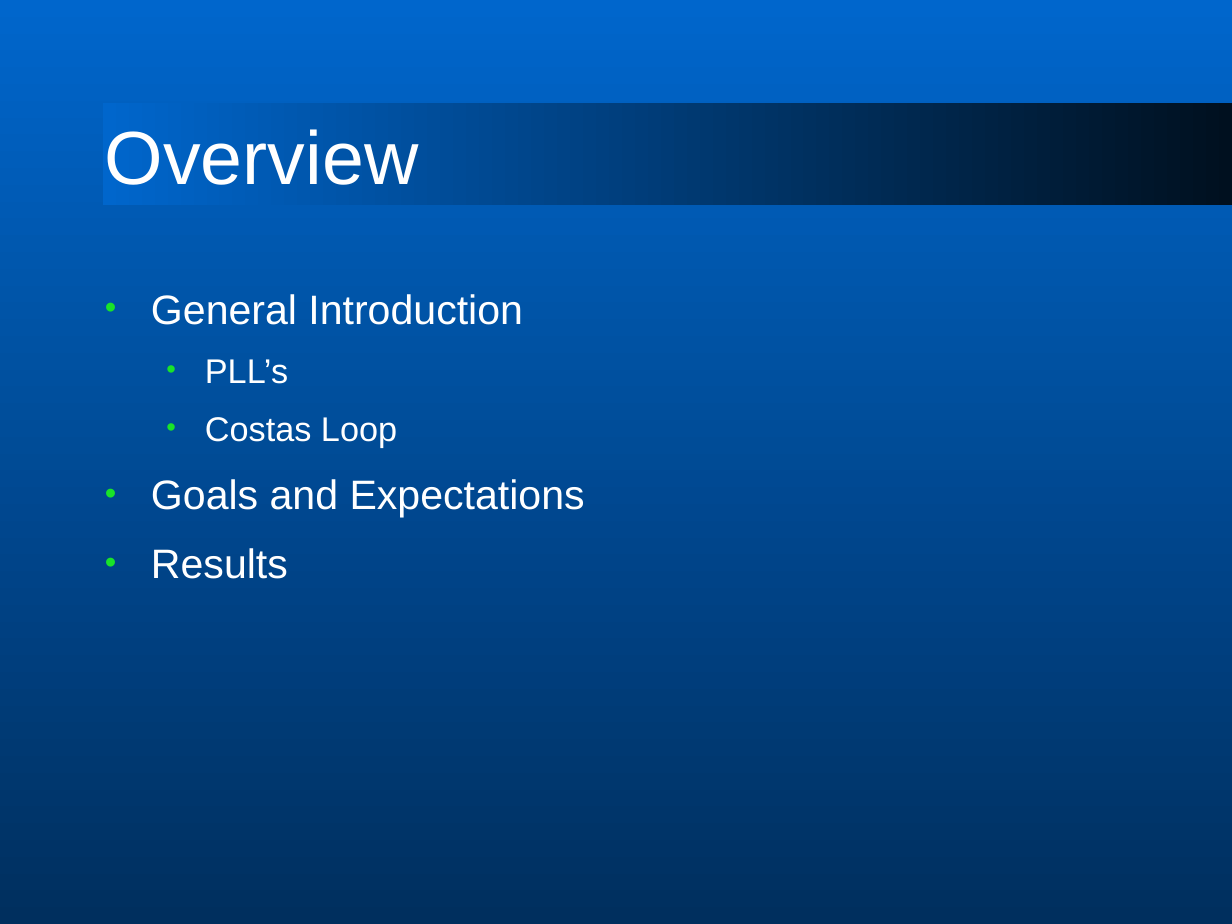
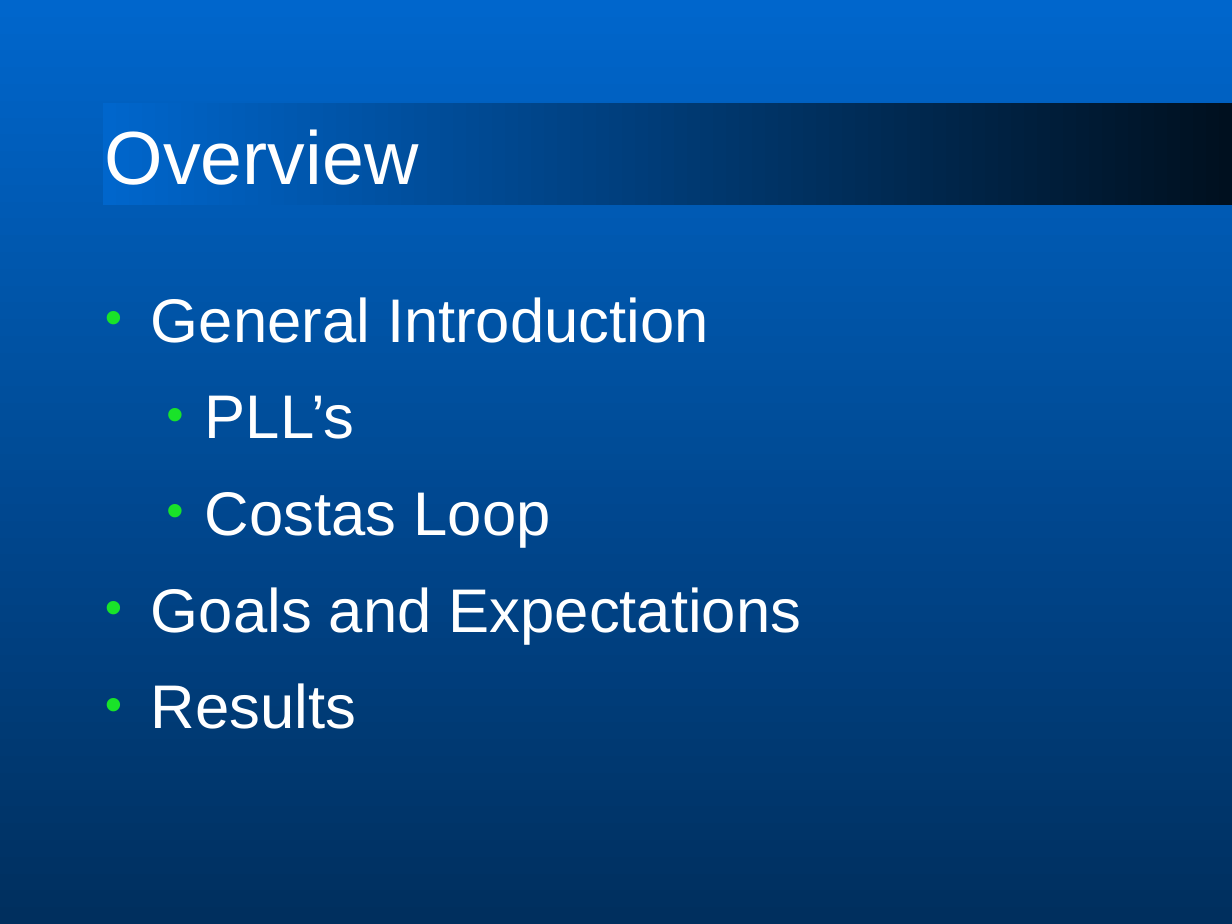
Before and after one commit to idaohang/mech6970-boom, a slide deck: slide 2 of proj/Project_Presentaion2.ppt. Drawn at 1232x924 pixels with LibreOffice and Linux fonts; fonts in the diff are those of the drawing; background and template pictures are left out. Boxes give left, top, right and bottom in pixels: in the first picture for what was removed or moved away, otherwise in the second. Text is boxed around its words. In the diff, an @@ line names an element or a change of style, - is before the commit and + after.

```diff
--- a/proj/Project_Presentaion2.ppt
+++ b/proj/Project_Presentaion2.ppt
@@ text "General Introduction" at [151, 297, 801, 729]: size 24 to 36 pt in "General Introduction", "Goals and Expectations", "Results"; size 20 to 36 pt in "PLL’s", "Costas Loop"; line spacing 1.2 to 1.1; more space between paragraphs @@
```
Also in this commit, not shown: 4 other slides changed, 2 slides added.
